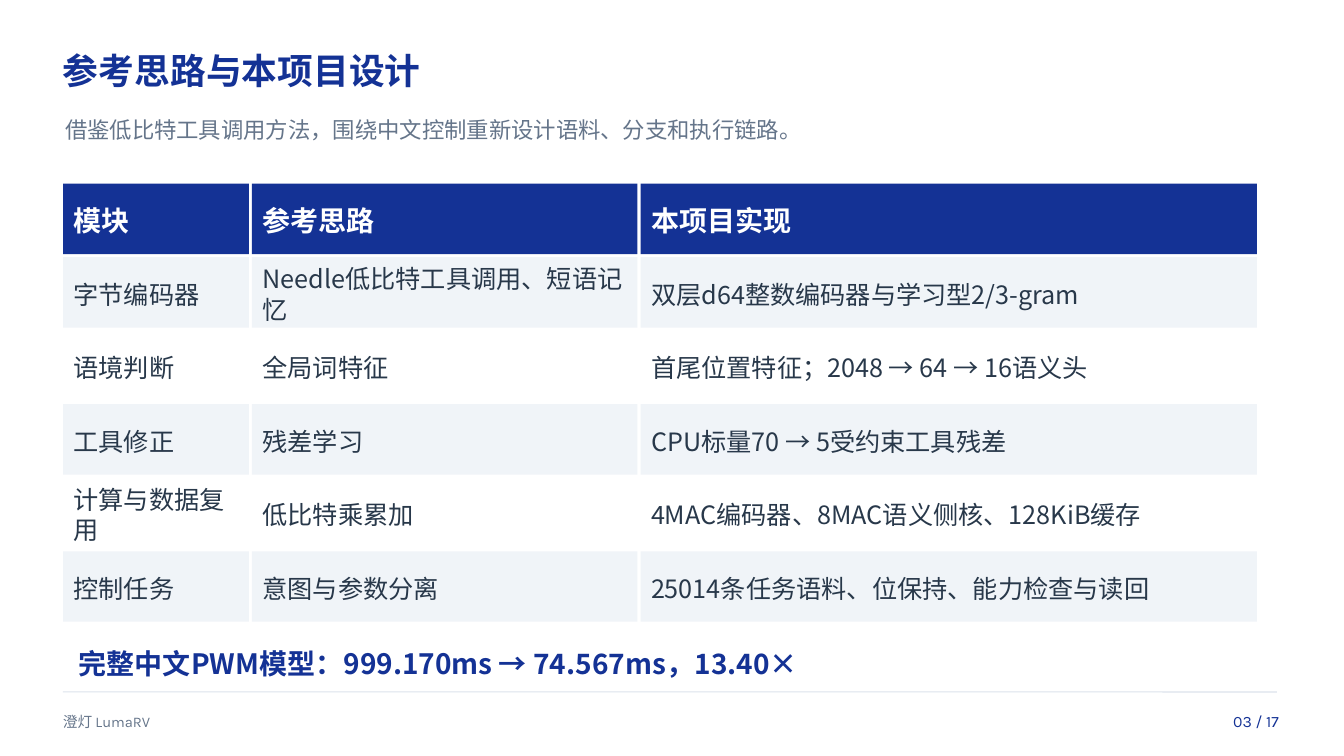
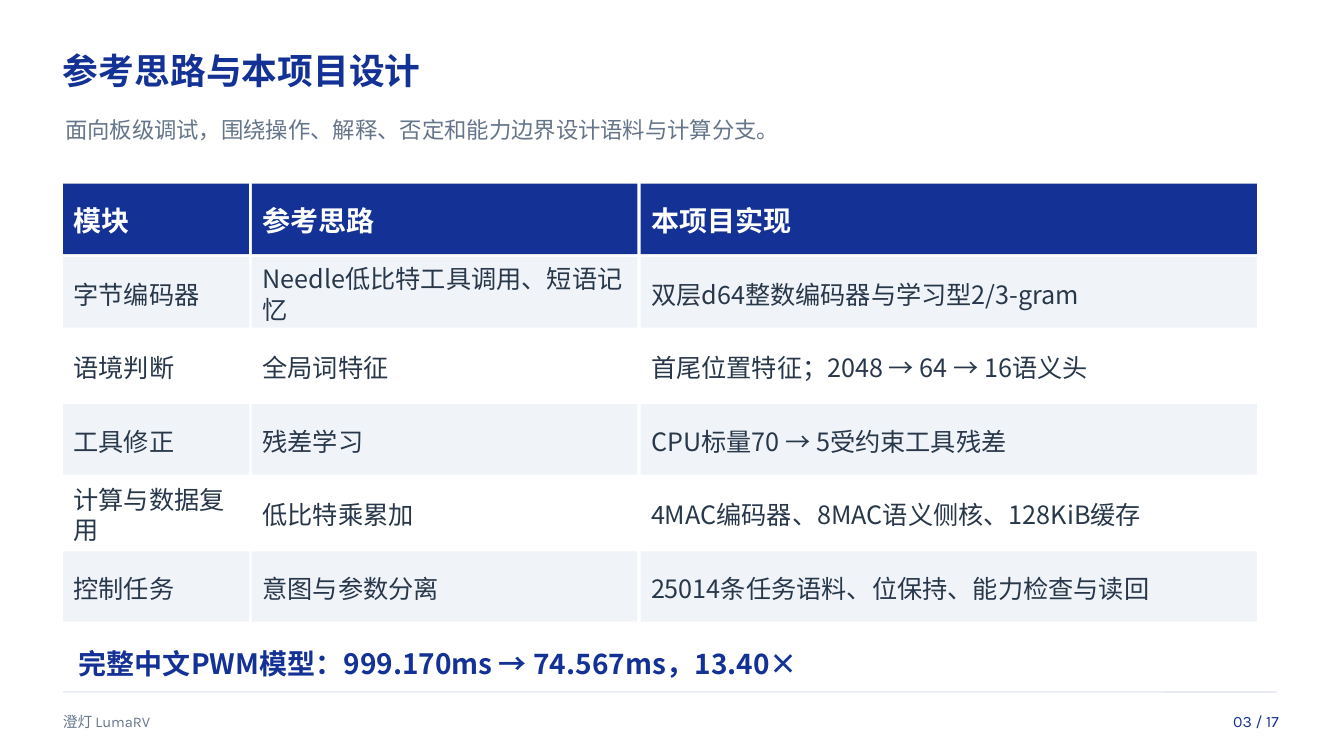
Before and after one commit to luffy1688/FPGA-RISC-CPU, a slide deck: slide 3 of docs/LumaRV_答辩演示.pptx. Drawn at 1344x756 pixels with LibreOffice and Linux fonts; fonts in the diff are those of the drawing. Boxes give left, top, right and bottom in pixels: in the first picture for what was removed or moved away, otherwise in the second. Text is boxed around its words. In the diff, an @@ line names an element or a change of style, - is before the commit and + after.

```diff
--- a/docs/LumaRV_答辩演示.pptx
+++ b/docs/LumaRV_答辩演示.pptx
@@ text at bbox=[65, 119, 779, 140]: text changed @@
-借鉴低比特工具调用方法，围绕中文控制重新设计语料、分支和执行链路。
+面向板级调试，围绕操作、解释、否定和能力边界设计语料与计算分支。
```
Also in this commit, not shown: 2 other slides changed, 27 other files.
